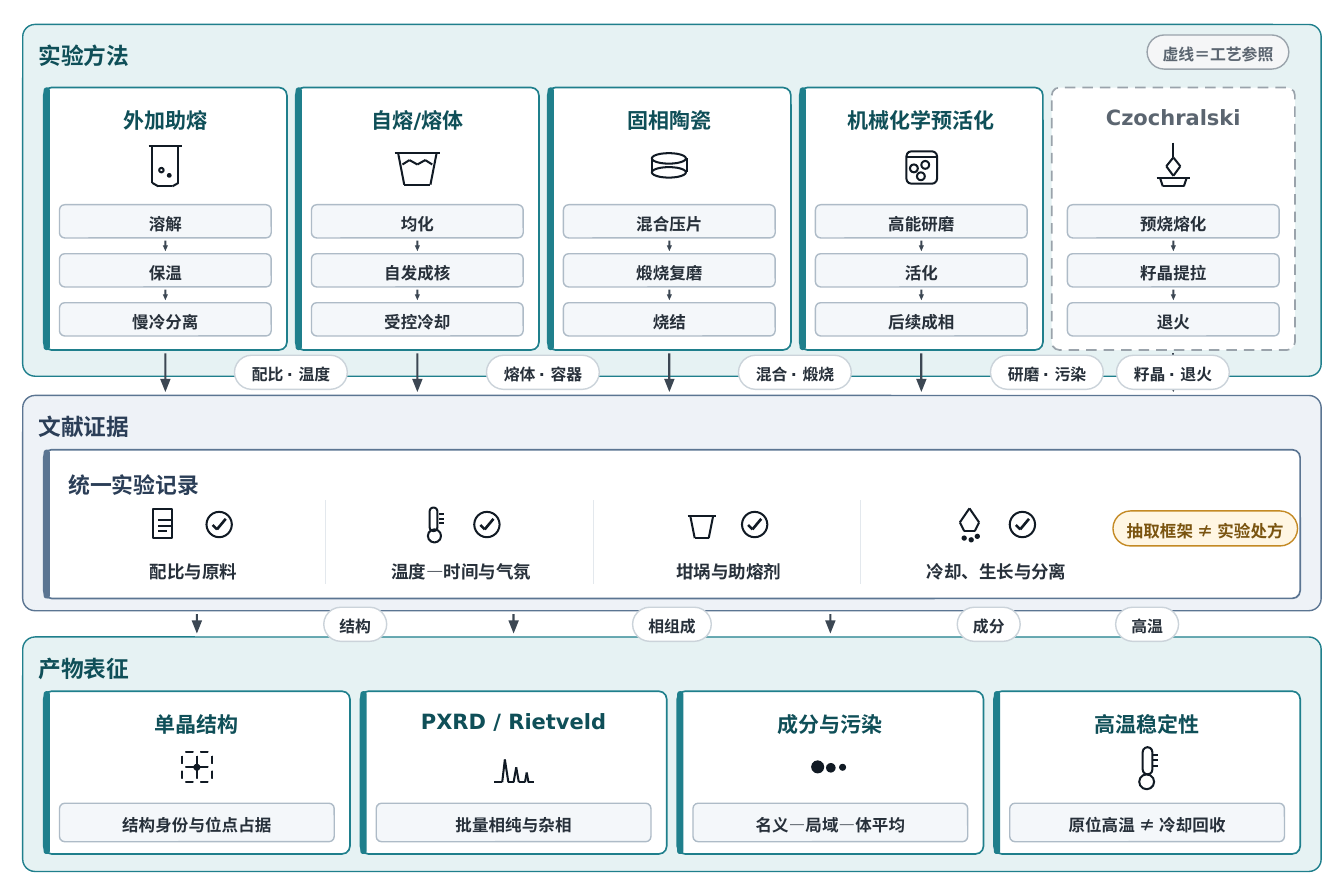
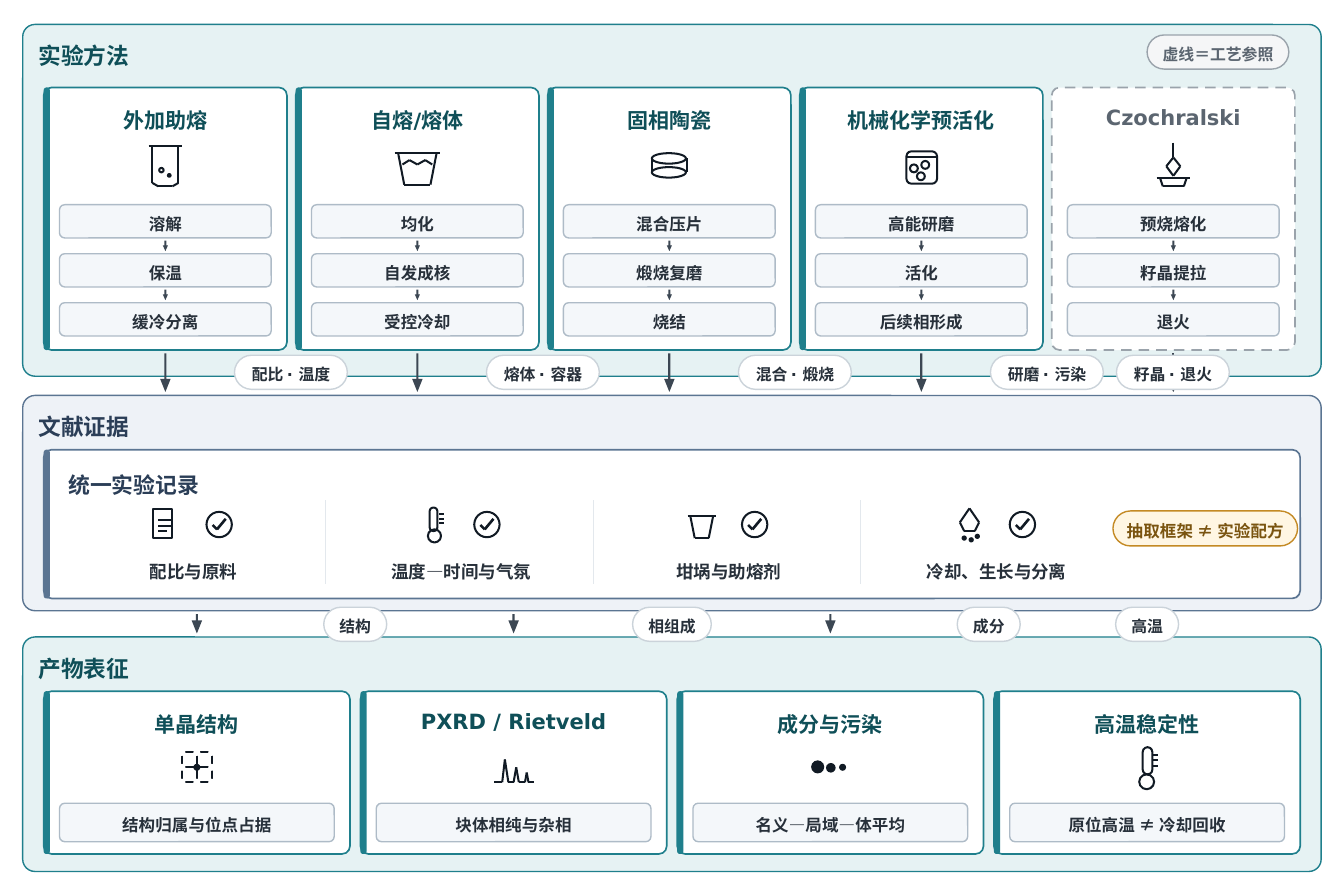
Before and after one commit to asimfish/goai-dashboard, a slide deck: slide 1 of media/figstudio/fig02_route_matrix/fig02_route_variable_matrix_editable.pptx. Drawn at 1344x896 pixels with LibreOffice and Linux fonts; fonts in the diff are those of the drawing. Boxes give left, top, right and bottom in pixels: in the first picture for what was removed or moved away, otherwise in the second. Text is boxed around its words. In the diff, an @@ line names an element or a change of style, - is before the commit and + after.

```diff
--- a/media/figstudio/fig02_route_matrix/fig02_route_variable_matrix_editable.pptx
+++ b/media/figstudio/fig02_route_matrix/fig02_route_variable_matrix_editable.pptx
@@ text at [132, 314, 198, 330]: text changed @@
-慢冷分离
+缓冷分离
@@ text at [880, 314, 963, 330]: text changed @@
-后续成相
+后续相形成
@@ text at [1127, 523, 1283, 539]: text changed @@
-抽取框架 ≠ 实验处方
+抽取框架 ≠ 实验配方
@@ text at [122, 817, 271, 833]: text changed @@
-结构身份与位点占据
+结构归属与位点占据
@@ text at [455, 817, 571, 833]: text changed @@
-批量相纯与杂相
+块体相纯与杂相
```
Also in this commit, not shown: 28 other files.
